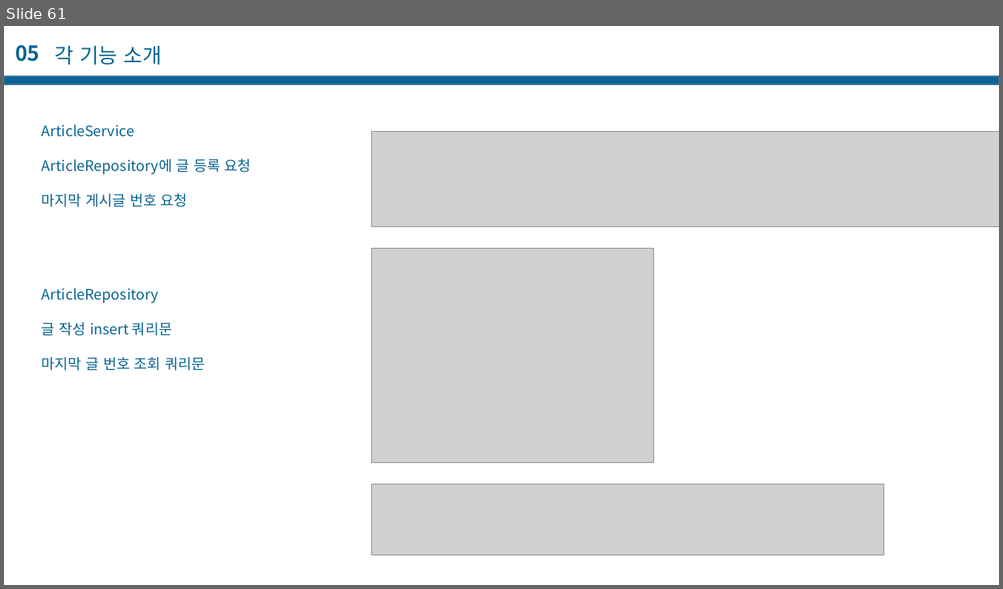
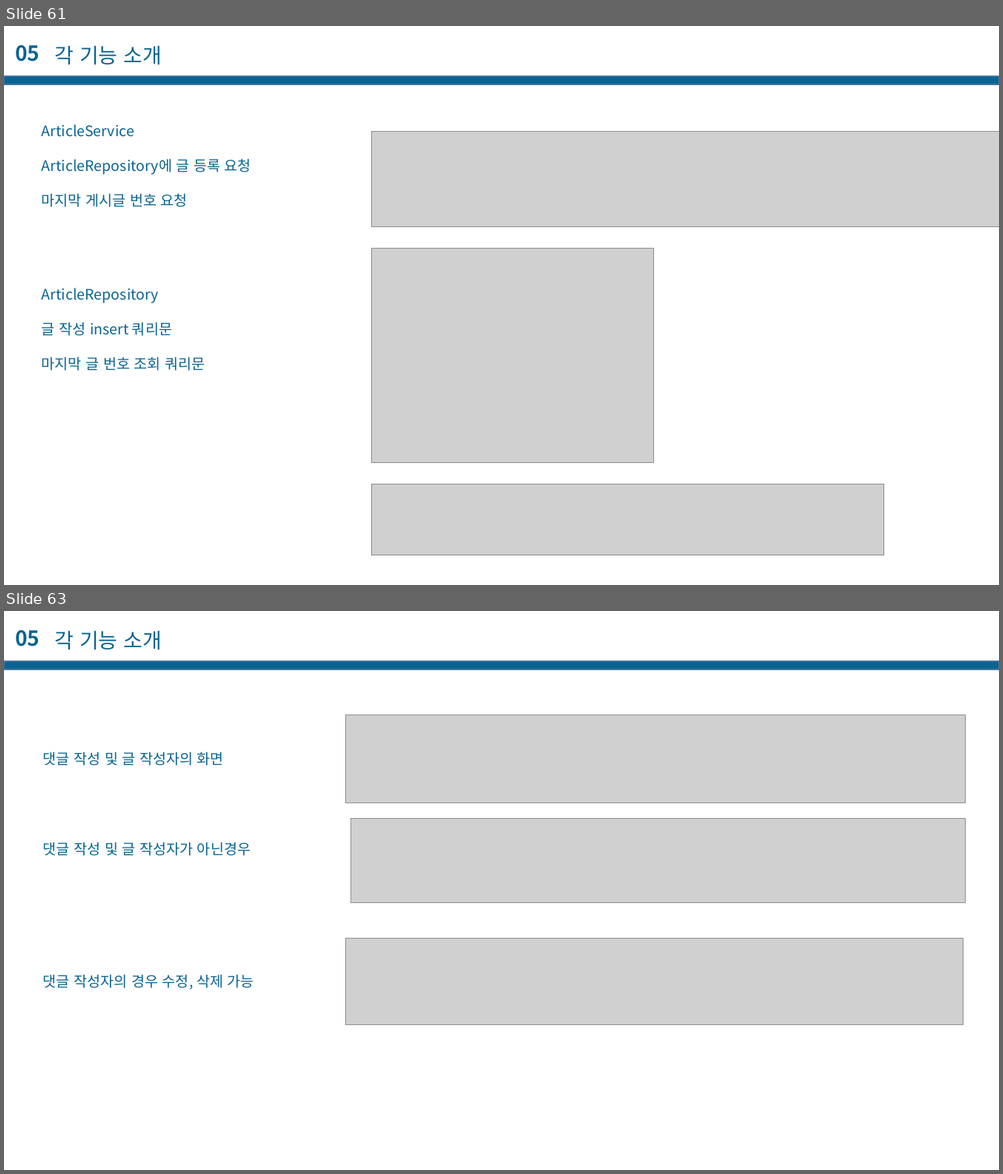
Before and after one commit to casatoo/EducationManager, a slide deck: 프로젝트 기술서.pptx. Shown one above the other, each under a label of ours: slide 61 before the commit, slides 61 and 63 after it; the slides between them are not shown. The pictures are 1003x589 and 1003x1174 pixels, drawn with LibreOffice and Linux fonts; fonts in the diff are those of the drawing; grey boxes stand for pictures. Boxes give left, top, right and bottom in pixels: in the first picture for what was removed or moved away, otherwise in the second. Text is boxed around its words. In the diff, an @@ line names an element or a change of style, - is before the commit and + after.

```diff
--- a/프로젝트 기술서.pptx
+++ b/프로젝트 기술서.pptx
@@ slide 63 added at (4, 611, 999, 1170), background #FFFFFF @@
@@ text added at (15, 630, 40, 647), 20 pt, text #086492, bold @@
+05
@@ text added at (54, 630, 162, 650), 20 pt, text #086492 @@
+각 기능 소개
@@ rectangle added at (4, 662, 999, 670), fill #086492, outline #43739E 1 pt @@
@@ picture added at (346, 715, 965, 803) @@
@@ text added at (43, 752, 224, 766), 14 pt, text #086492 @@
+댓글 작성 및 글 작성자의 화면
@@ picture added at (351, 818, 965, 903) @@
@@ text added at (43, 842, 250, 856), 14 pt, text #086492 @@
+댓글 작성 및 글 작성자가 아닌경우
@@ picture added at (346, 939, 964, 1025) @@
@@ text added at (43, 974, 254, 990), 14 pt, text #086492 @@
+댓글 작성자의 경우 수정, 삭제 가능
```
Also in this commit, not shown: 5 slides changed, 10 other slides added, 2 slides removed.
